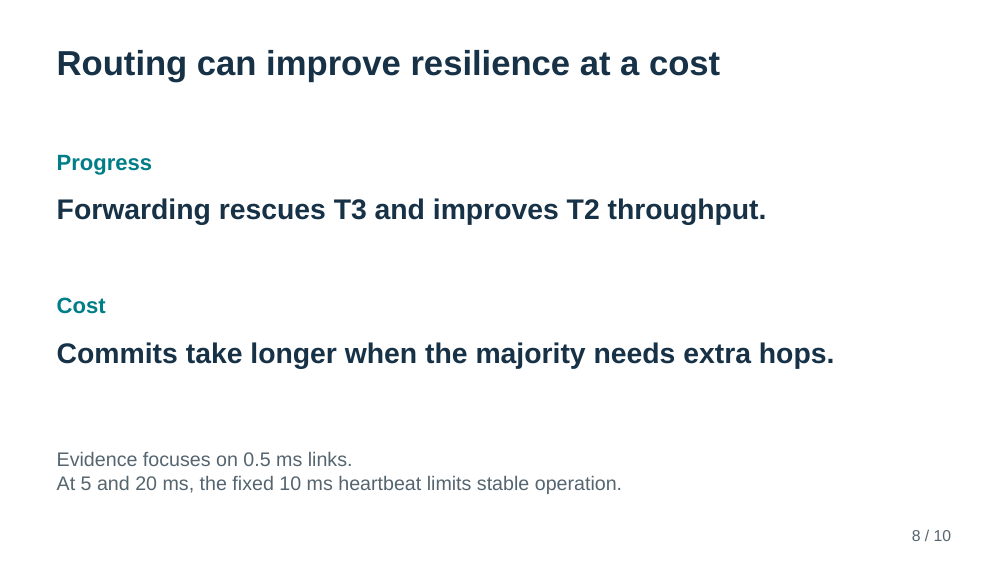
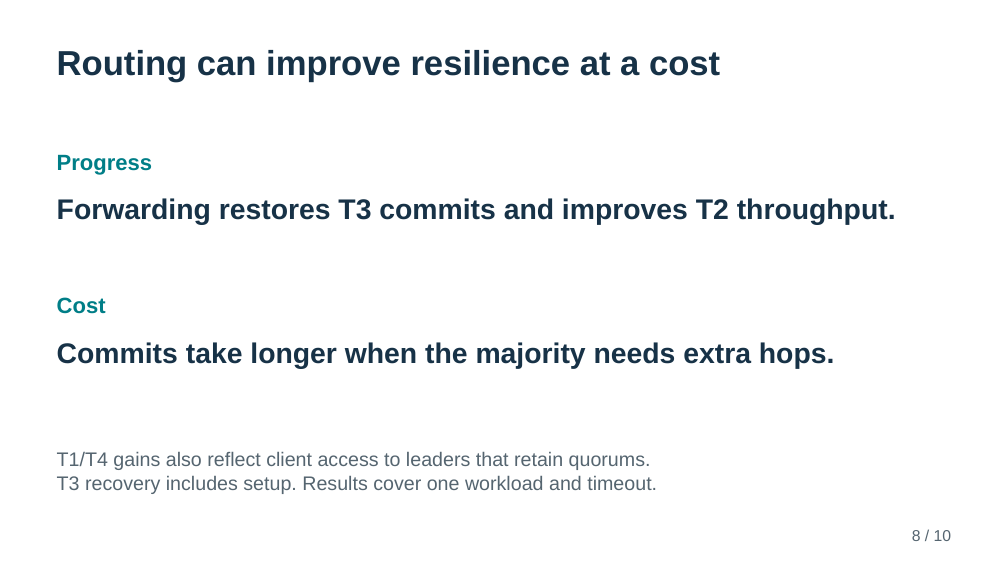
Before and after one commit to TheArtemis/II2202-HT26-Research-Methodology-and-Scientific-Writing, a slide deck: slide 8 of docs/presentation/II2202-final-presentation.pptx. Drawn at 1008x567 pixels with LibreOffice and Linux fonts; fonts in the diff are those of the drawing. Boxes give left, top, right and bottom in pixels: in the first picture for what was removed or moved away, otherwise in the second. Text is boxed around its words. In the diff, an @@ line names an element or a change of style, - is before the commit and + after.

```diff
--- a/docs/presentation/II2202-final-presentation.pptx
+++ b/docs/presentation/II2202-final-presentation.pptx
@@ text at (57,198,896,225): text changed @@
-Forwarding rescues T3 and improves T2 throughput.
+Forwarding restores T3 commits and improves T2 throughput.
@@ text at (57,452,657,494): text changed @@
-Evidence focuses on 0.5 ms links.
-At 5 and 20 ms, the fixed 10 ms heartbeat limits stable operation.
+T1/T4 gains also reflect client access to leaders that retain quorums.
+T3 recovery includes setup. Results cover one workload and timeout.
```
Also in this commit, not shown: 4 other slides changed, 1 slide added, 1 slide removed, 2 other files.
